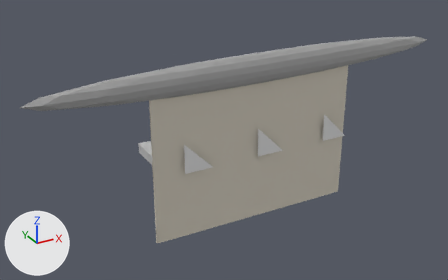
Before and after pictures for a commit that changed the glTF model steamvr-addon/models/blockbuster_shelf.glb.
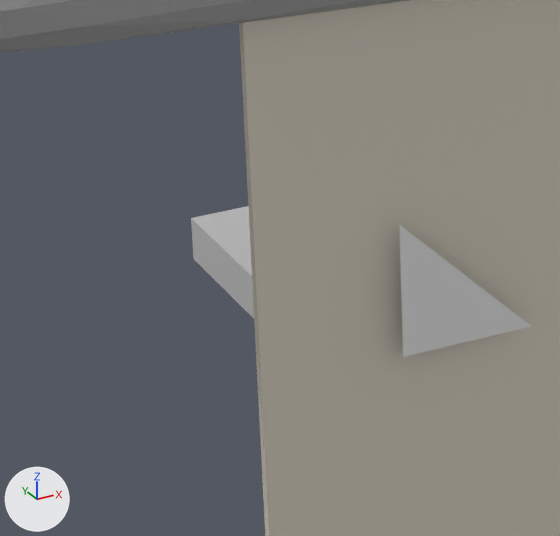
The first picture shows the older version from a 50 mm camera at (-3.0, -5.11, 2.59) aimed at (-0.19, 0.0, 0.03). The close-ups show both versions on the part from 22% to 49% of the width and 34% to 76% of the height of that picture; other places that the commit changed are outside them. Arrows for +X, +Y and +Z are at lower left; the lights stay in place. Vertices at the same position are counted once.

Objects in the first close-up: 'Backing', 'Bracket_1', 'Crown', 'MainShelf'.
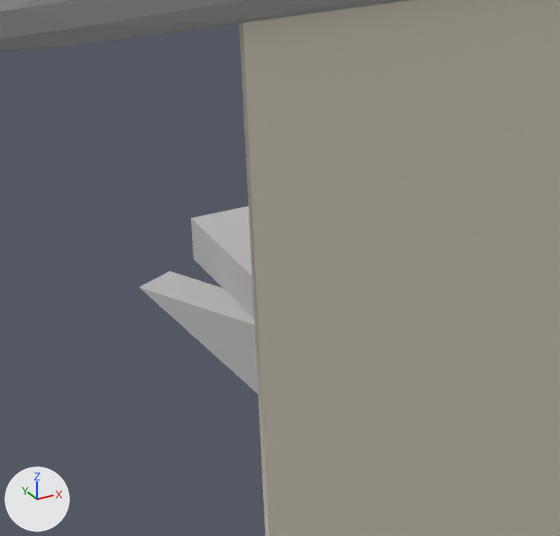
Edits to the scene script, one JSON object a line:
```json
{"op": "add", "block": "mat_bracket_1_material", "code": ["mat_bracket_1_material = principled_material('Bracket_1_Material')", "mat_bracket_1_material.base_color = (0.5, 0.5, 0.5)  # grey #bcbcbc"]}
{"block": "me_bracket_1_mesh", "where": "# used by ob_bracket_1; location = (-0.8, -0.36, -0.05)"}
{"op": "remove", "block": "me_bracket_1_mesh", "code": "me_bracket_1_mesh.from_pydata(...)  # 3 vertices, 1 face; spans x 0.0..0.3, y 0.0, z 0.0..0.3"}
{"op": "add", "block": "me_bracket_1_mesh", "code": "me_bracket_1_mesh.from_pydata(...)  # 6 vertices, 8 faces; spans x 0.0..0.6, y 0.0..0.1, z -0.3..0.0"}
{"block": "me_bracket_1_mesh", "change": "me_bracket_1_mesh part 1"}
{"block": "me_bracket_1_mesh", "change": "2 vertices are removed from x 0.0..0.3, y 0.0, z 0.0..0.3"}
{"block": "me_bracket_1_mesh", "change": "1 face is deleted"}
{"block": "me_bracket_1_mesh", "change": "5 vertices are added at (0.6, 0.0, 0.0), (0.0, 0.0, -0.3), (0.0, 0.1, 0.0), (0.6, 0.1, 0.0), (0.0, 0.1, -0.3)"}
{"block": "me_bracket_1_mesh", "change": "8 new faces join them"}
{"op": "add", "block": "me_bracket_1_mesh", "code": "me_bracket_1_mesh.materials.append(mat_bracket_1_material)  # grey #bcbcbc"}
{"op": "set", "path": "ob_bracket_1.location", "old": "(-0.8, -0.36, -0.05)", "new": "(-0.8, -0.27, -0.05)"}
{"op": "set", "path": "ob_bracket_1.rotation_euler", "old": "(0.0, 0.0, 0.0)", "new": "(0.0, 0.0, 2.035)", "note": "degrees (0, 0, 0) -> degrees (0, 0, 117)"}
```

Boxes (x1, y1, x2, y2) around the edits, measured in the close-ups (560 x 536 px):
```json
{"object": "Bracket_1", "change": "reshaped, moved, turned", "before": [399, 225, 531, 357], "after": [139, 271, 258, 394]}
```
